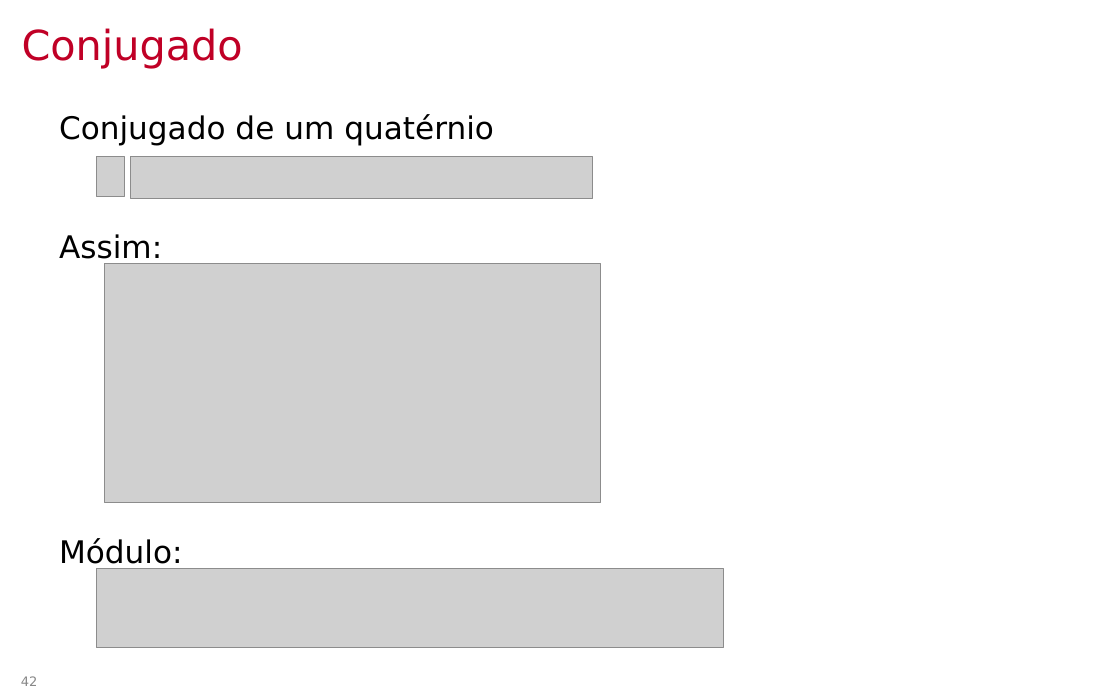
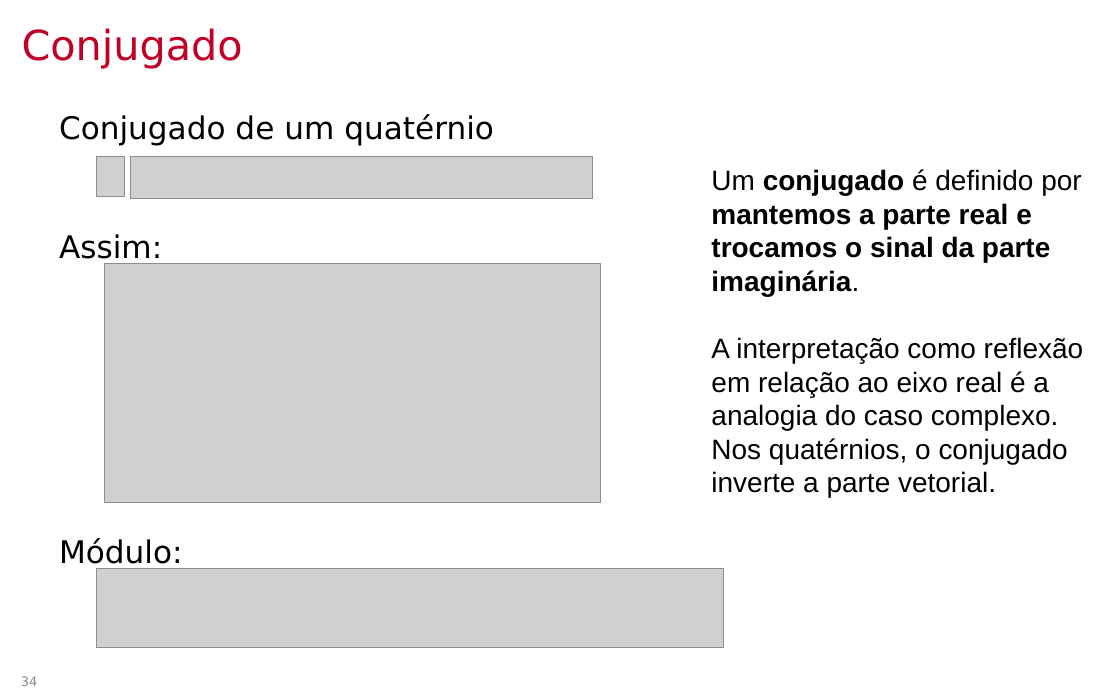
Before and after one commit to lpsoares/ComputacaoGrafica, a slide deck: slide 34 of docs/aulas/04-coordenadas_homogeneas_e_quaternios/aula4_coordenadas_homogeneas_e_quaternios.pptx (slide 42 before the commit). Drawn at 1120x700 pixels with LibreOffice and Linux fonts; fonts in the diff are those of the drawing; grey boxes stand for pictures; background and template pictures are left out. Boxes give left, top, right and bottom in pixels: in the first picture for what was removed or moved away, otherwise in the second. Text is boxed around its words. In the diff, an @@ line names an element or a change of style, - is before the commit and + after.

```diff
--- a/docs/aulas/04-coordenadas_homogeneas_e_quaternios/aula4_coordenadas_homogeneas_e_quaternios.pptx
+++ b/docs/aulas/04-coordenadas_homogeneas_e_quaternios/aula4_coordenadas_homogeneas_e_quaternios.pptx
@@ text added at [711, 169, 1084, 497], 18 pt, text #000000 @@
+Um conjugado é definido por mantemos a parte real e trocamos o sinal da parte imaginária.
+A interpretação como reflexão em relação ao eixo real é a analogia do caso complexo. Nos quatérnios, o conjugado inverte a parte vetorial.
@@ page number at [21, 676, 38, 686]: text changed @@
-42
+34
```
Also in this commit, not shown: 12 other slides changed, 10 slides removed, 2 other files.
